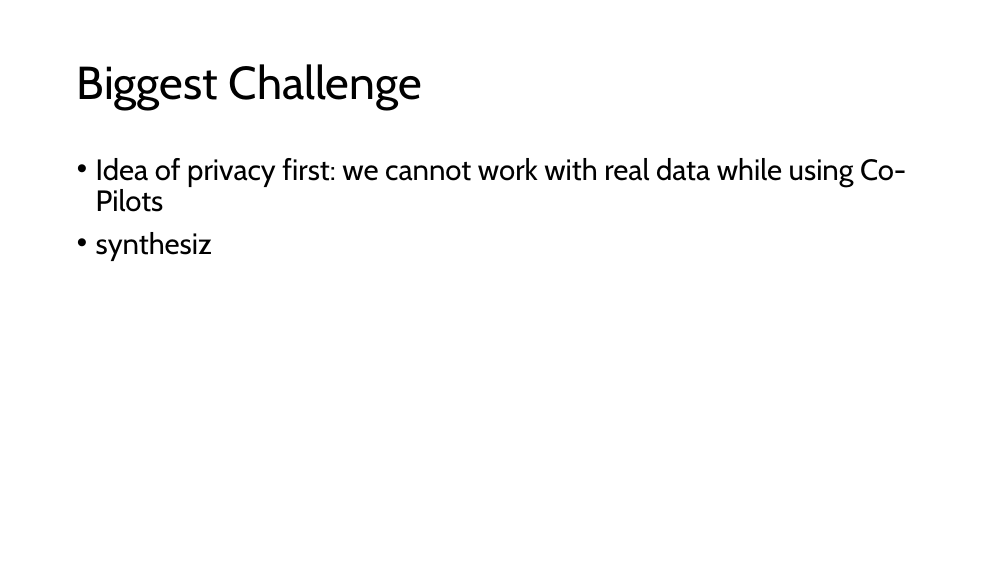
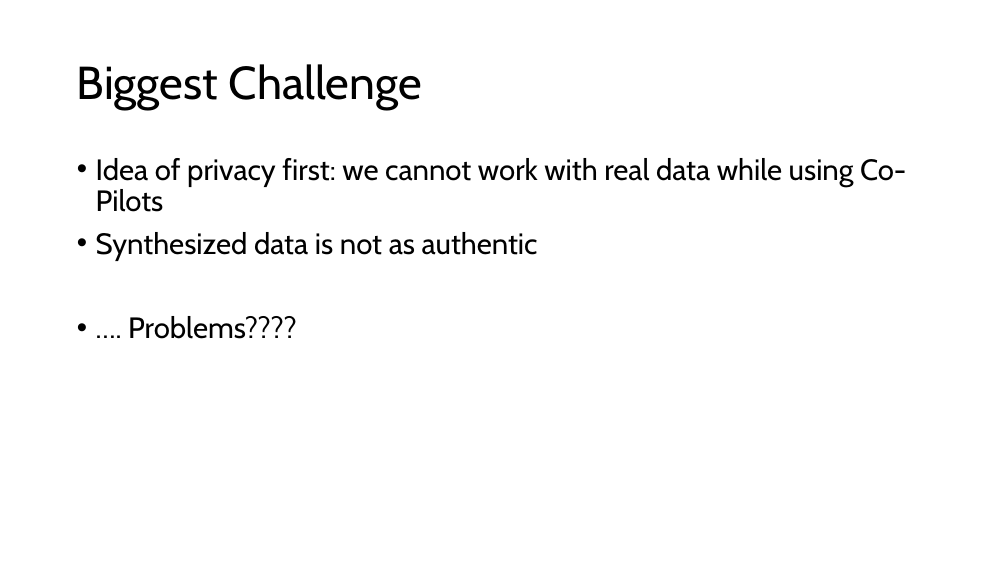
Before and after one commit to clarabri/moneta, a slide deck: slide 5 of Machine-Learning/Presentation/Präsentation1.pptx (slide 6 before the commit). Drawn at 1008x567 pixels with LibreOffice and Linux fonts; fonts in the diff are those of the drawing. Boxes give left, top, right and bottom in pixels: in the first picture for what was removed or moved away, otherwise in the second. Text is boxed around its words. In the diff, an @@ line names an element or a change of style, - is before the commit and + after.

Commit message:
pptx

```diff
--- a/Machine-Learning/Presentation/Präsentation1.pptx
+++ b/Machine-Learning/Presentation/Präsentation1.pptx
@@ text at (96, 232, 538, 339): text changed @@
-• synthesiz
+• Synthesized data is not as authentic
+• …. Problems????
```
Also in this commit, not shown: 1 other slide changed, 1 other file.
